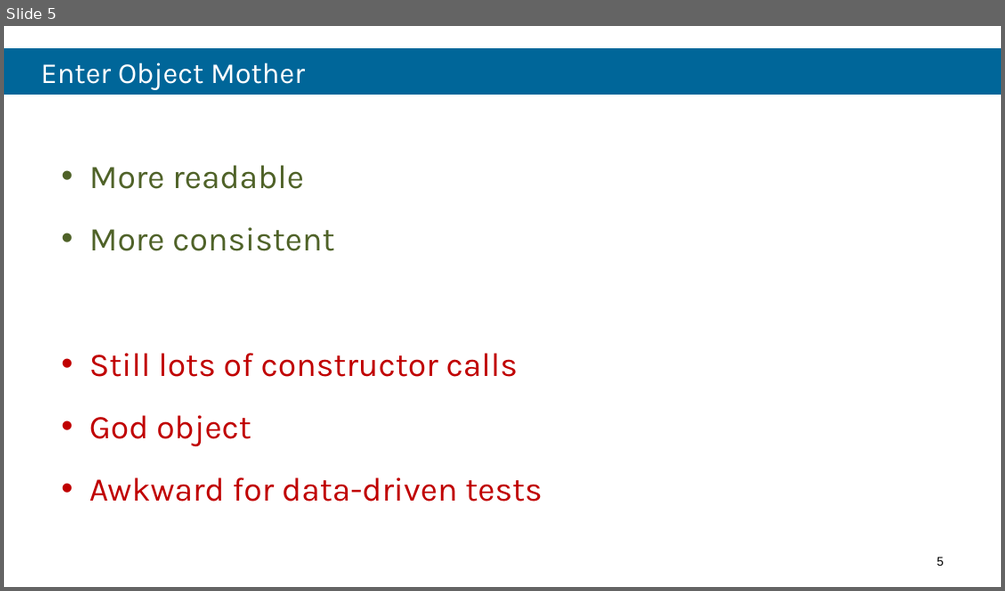
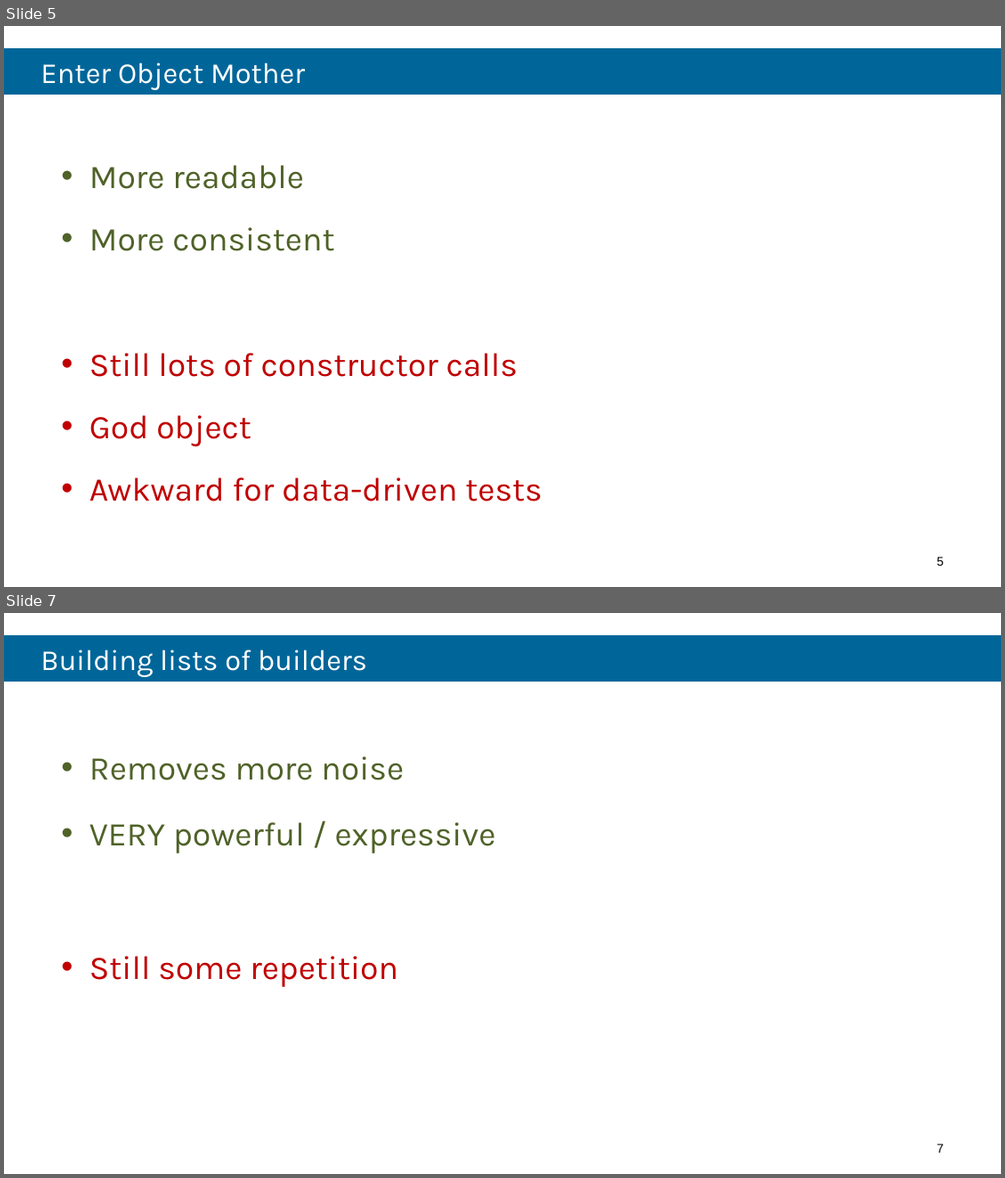
Before and after one commit to robdmoore/TestFixtureDataGenerationPresentation, a slide deck: Presentation.pptx. Shown one above the other, each under a label of ours: slide 5 before the commit, slides 5 and 7 after it; the slides between them are not shown. The pictures are 1005x591 and 1005x1178 pixels, drawn with LibreOffice and Linux fonts; fonts in the diff are those of the drawing; background and template pictures are left out. Boxes give left, top, right and bottom in pixels: in the first picture for what was removed or moved away, otherwise in the second. Text is boxed around its words. In the diff, an @@ line names an element or a change of style, - is before the commit and + after.

```diff
--- a/Presentation.pptx
+++ b/Presentation.pptx
@@ slide 7 added at (x1=4, y1=613, x2=1001, y2=1174), background #FFFFFF @@
@@ title added at (x1=4, y1=635, x2=1001, y2=681), fill #006699, 28 pt, text #FFFFFF @@
+Building lists of builders
@@ text added at (x1=89, y1=756, x2=496, y2=987), 32 pt, text #4F6228 @@
+• Removes more noise
+• VERY powerful / expressive
+• Still some repetition
@@ page number added at (x1=937, y1=1143, x2=944, y2=1152), 12 pt, text #000000 @@
+7
```
Also in this commit, not shown: 1 slide changed, 4 other slides added.
